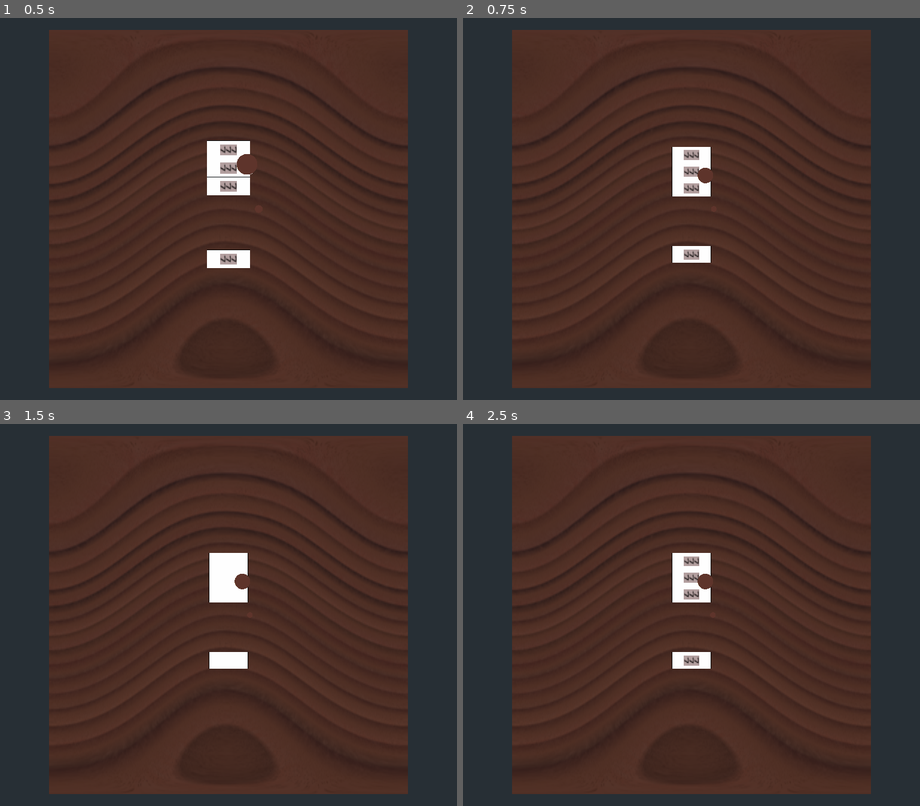
Above: before the commit, frames 1-4 (two rows, left to right).
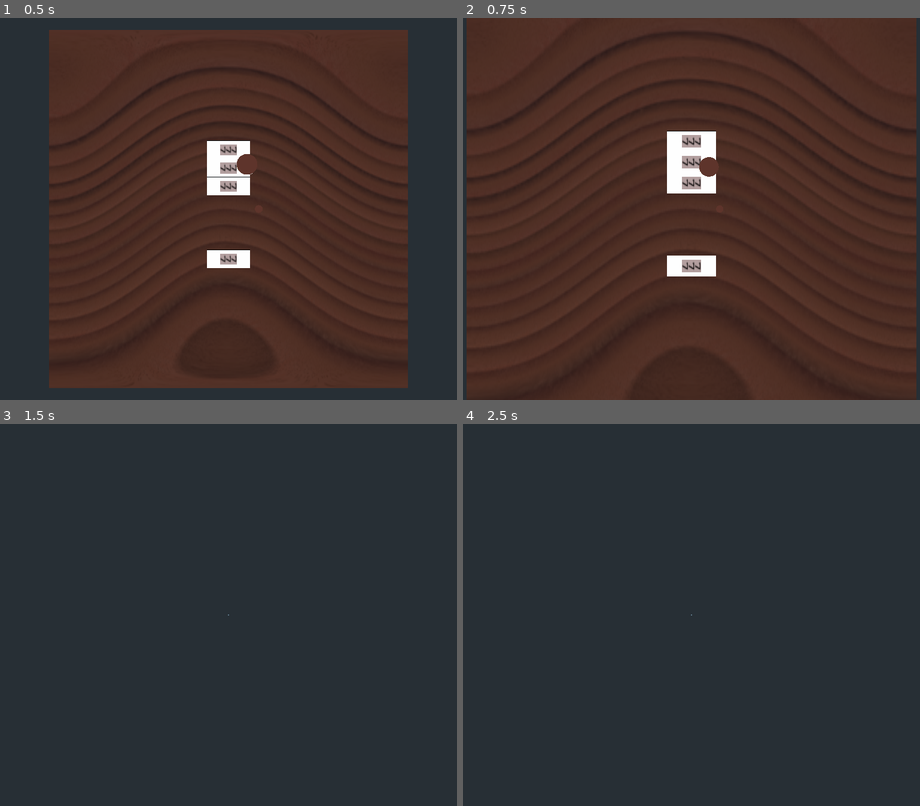
Above: after the commit, the same moments.

Repository: turulomio/gdparchis
Game: Godot game, scene res://Game4.tscn
Same seed, same stepped clock (60 frames per second), same inputs: the game is played once before the commit and once after it.
Inputs (mouse positions are in pixels of both pictures, inside the frame that each line leads up to):
- Up to frame 1 (0.5 s): no input
- Up to frame 2 (0.75 s): move the mouse to (796, 189) at 0.52 s; tap Z (zoom_in, bound only after the commit) at 0.6 s
- Up to frame 3 (1.5 s): tap A (zoom_out, bound only after the commit) at 0.8, 1.35 s; move the mouse to (132, 634) at 1.27 s
- Up to frame 4 (2.5 s): tap Z (zoom_in, bound only after the commit) at 1.55 s; tap Enter at 2 s; move the mouse to (737, 530) at 2.02 s; click (737, 530) at 2.1 s; tap A (zoom_out, bound only after the commit) at 2.3 s

Frame 1 is identical in both runs. In frame 2, 27% of the frame differs, in the area x 0-100%, y 0-100%; in frame 3, 69%, in the area x 10-90%, y 3-97%; in frame 4, 69%.

Commit message:
Added zoom in and zoom out

Diff:
--- a/Game4.gd
+++ b/Game4.gd
@@ -31,3 +31,8 @@
 			object.global_transform.origin.y=20
 		if object.filename=="res://4_square_normal.tscn":
 			object.global_transform.origin.y=20
+
+	if Input.is_action_just_pressed("zoom_in"):
+		get_viewport().get_camera().global_transform.origin.y=get_viewport().get_camera().global_transform.origin.y-20
+	if Input.is_action_just_pressed("zoom_out"):
+		get_viewport().get_camera().global_transform.origin.y=get_viewport().get_camera().global_transform.origin.y+20
--- a/project.godot
+++ b/project.godot
@@ -30,6 +30,16 @@
 "events": [ Object(InputEventMouseButton,"resource_local_to_scene":false,"resource_name":"","device":0,"alt":false,"shi …(212 unchanged characters)…
  ]
 }
+zoom_in={
+"deadzone": 0.5,
+"events": [ Object(InputEventKey,"resource_local_to_scene":false,"resource_name":"","device":0,"alt":false,"shift":false,"control":false,"meta":false,"command":false,"pressed":false,"scancode":0,"physical_scancode":90,"unicode":0,"echo":false,"script":null)
+ ]
+}
+zoom_out={
+"deadzone": 0.5,
+"events": [ Object(InputEventKey,"resource_local_to_scene":false,"resource_name":"","device":0,"alt":false,"shift":false,"control":false,"meta":false,"command":false,"pressed":false,"scancode":0,"physical_scancode":65,"unicode":0,"echo":false,"script":null)
+ ]
+}
 
 [physics]
 
